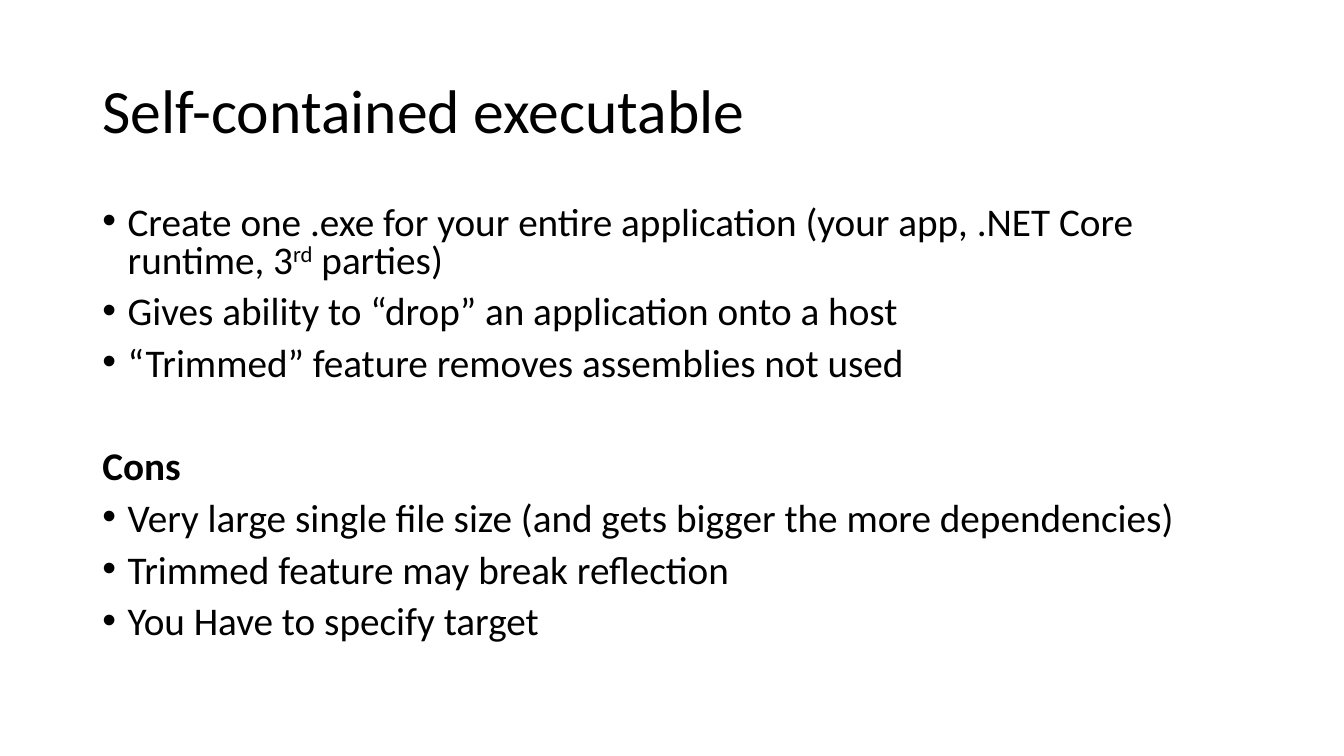
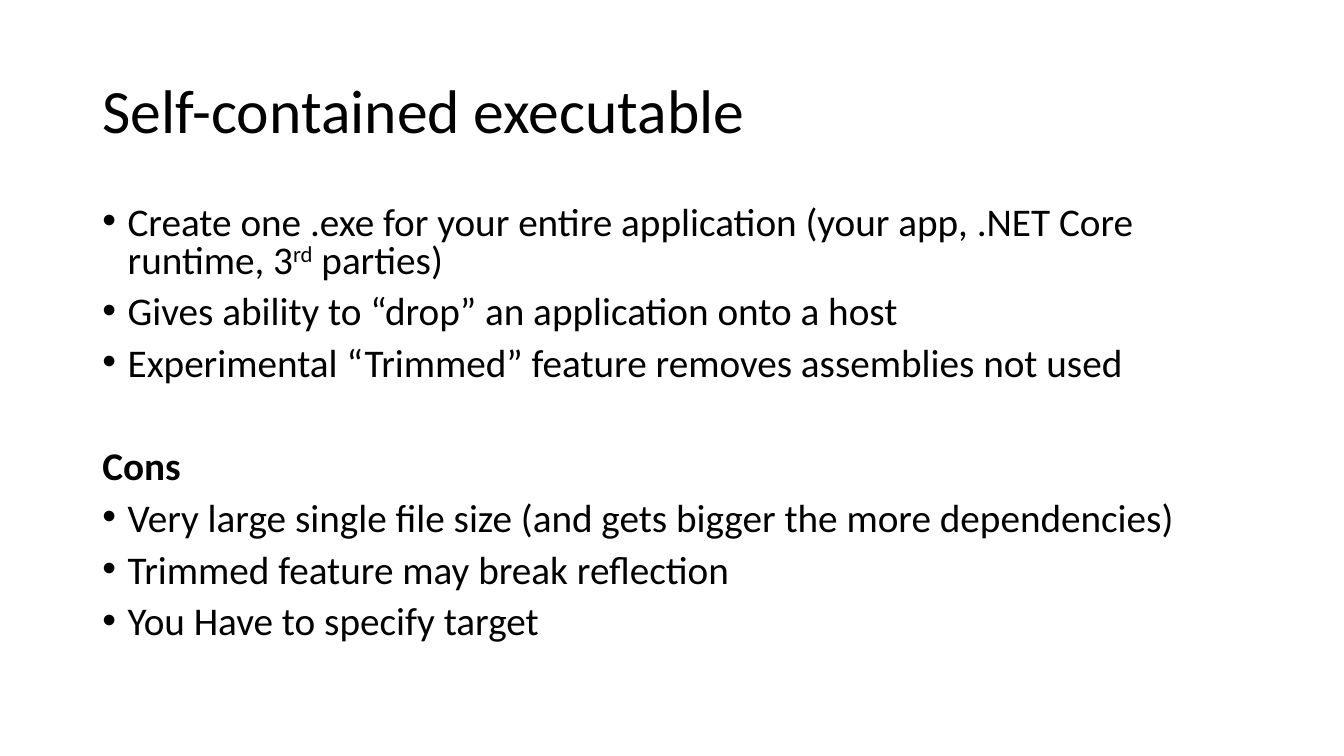
Before and after one commit to isaacrlevin/levin-talks, a slide deck: slide 12 of ASP.NETCoreDeployment/Ship It Good.pptx. Drawn at 1344x756 pixels with LibreOffice and Linux fonts; fonts in the diff are those of the drawing. Boxes give left, top, right and bottom in pixels: in the first picture for what was removed or moved away, otherwise in the second. Text is boxed around its words. In the diff, an @@ line names an element or a change of style, - is before the commit and + after.

```diff
--- a/ASP.NETCoreDeployment/Ship It Good.pptx
+++ b/ASP.NETCoreDeployment/Ship It Good.pptx
@@ text at bbox=[128, 349, 1122, 384]: text changed @@
-• “Trimmed” feature removes assemblies not used
+• Experimental “Trimmed” feature removes assemblies not used
```
Also in this commit, not shown: 6 other slides changed.
